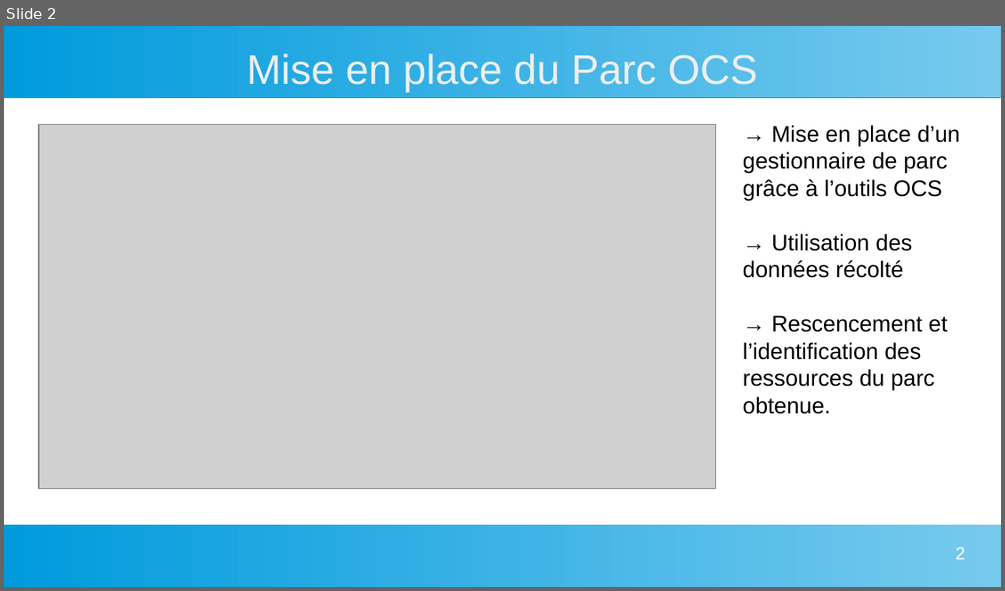
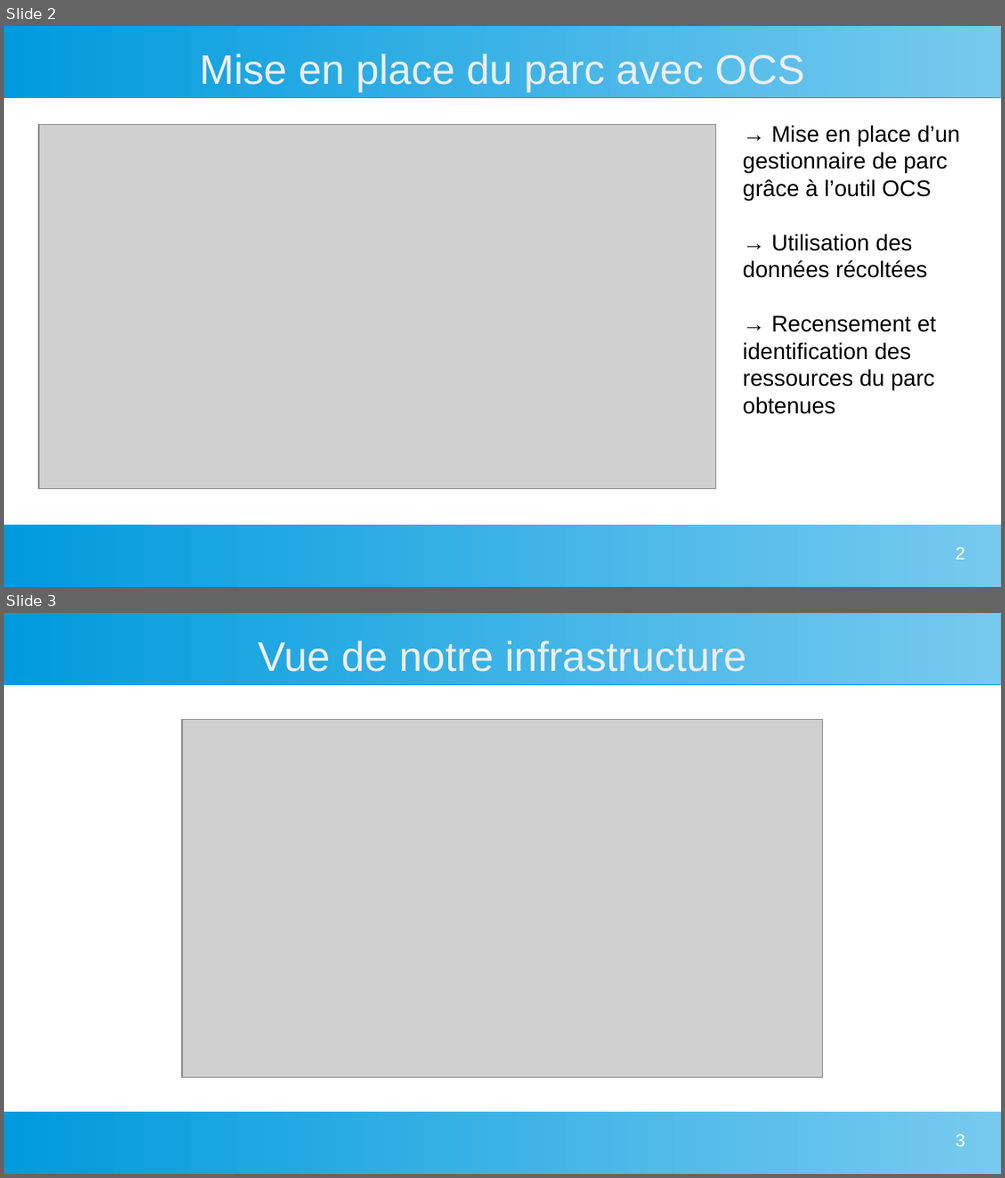
Before and after one commit to killex8569/Mon-Portfolio, a slide deck: data/Preuve 1.2 Gérer le patrimoine informatique d'une organisation OCS.odp. Shown one above the other, each under a label of ours: slide 2 before the commit, slides 2 and 3 after it. The pictures are 1005x591 and 1005x1178 pixels, drawn with LibreOffice and Linux fonts; fonts in the diff are those of the drawing; grey boxes stand for pictures. Boxes give left, top, right and bottom in pixels: in the first picture for what was removed or moved away, otherwise in the second. Text is boxed around its words. In the diff, an @@ line names an element or a change of style, - is before the commit and + after.

```diff
--- a/data/Preuve 1.2 Gérer le patrimoine informatique d'une organisation OCS.odp
+++ b/data/Preuve 1.2 Gérer le patrimoine informatique d'une organisation OCS.odp
@@ slide 3 added at [4, 613, 1001, 1174], background #FFFFFF; not listed: 2 template elements that a slide beside it also shows @@
@@ title added at [258, 641, 746, 672], 33 pt, text #EEEEEE @@
+Vue de notre infrastructure
@@ picture added at [182, 720, 824, 1077] @@
@@ page number added at [955, 1134, 965, 1146], 14 pt, text #FFFFFF @@
+3
@@ slide 2 changed as well @@
@@ title at [200, 54, 805, 92]: text changed @@
-Mise en place du Parc OCS
+Mise en place du parc avec OCS
@@ text at [743, 125, 960, 414]: text changed @@
-→ Mise en place d’un gestionnaire de parc grâce à l’outils OCS
-→ Utilisation des données récolté
-→ Rescencement et l’identification des ressources du parc obtenue.
+→ Mise en place d’un gestionnaire de parc grâce à l’outil OCS
+→ Utilisation des données récoltées
+→ Recensement et identification des ressources du parc obtenues
```
Also in this commit, not shown: 1 other slide changed, 1 slide removed, 9 other files.
